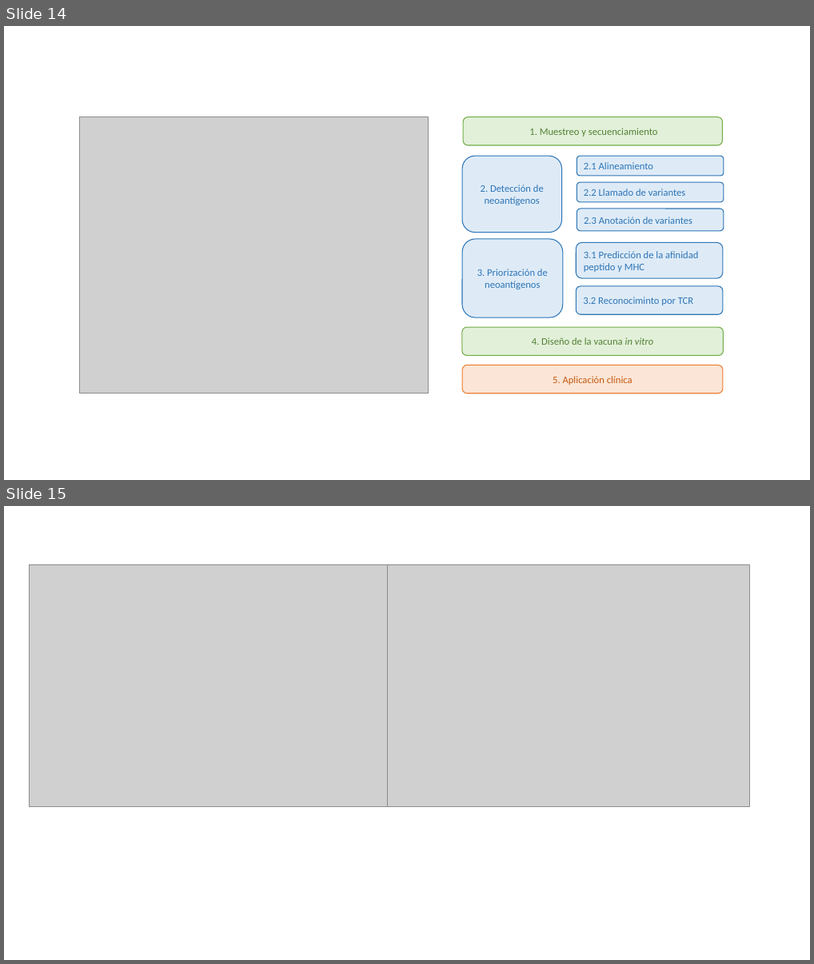
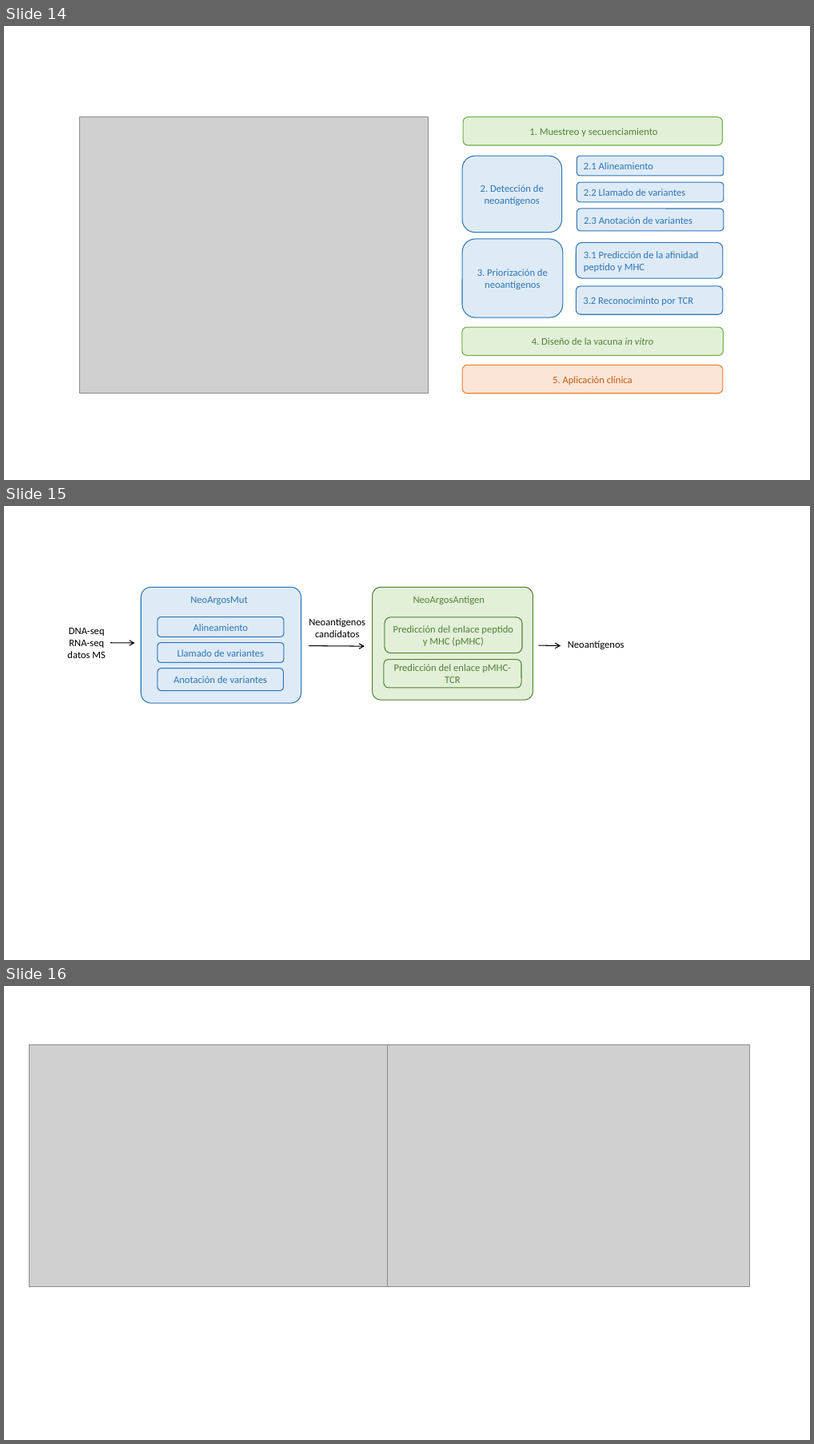
Before and after one commit to arceda/phd_thesis, a slide deck: draws.pptx. Shown one above the other, each under a label of ours: slides 14 and 15 before the commit, slides 14, 15 and 16 after it. The pictures are 814x964 and 814x1444 pixels, drawn with LibreOffice and Linux fonts; fonts in the diff are those of the drawing; grey boxes stand for pictures. Boxes give left, top, right and bottom in pixels: in the first picture for what was removed or moved away, otherwise in the second. Text is boxed around its words. In the diff, an @@ line names an element or a change of style, - is before the commit and + after.

```diff
--- a/draws.pptx
+++ b/draws.pptx
@@ slide 15 added at (4,506,810,960), background #FFFFFF @@
@@ rounded rectangle added at (142,587,302,704), fill #DEEBF7, outline #2E75B6 1 pt @@
@@ text added at (190,596,247,604), 12 pt, text #2E75B6 @@
+NeoArgosMut
@@ rounded rectangle added at (373,587,534,700), fill #E2F0D9, outline #548235 1 pt @@
@@ text added at (414,596,485,604), 12 pt, text #548235 @@
+NeoArgosAntigen
@@ rounded rectangle added at (158,616,284,636), fill #DEEBF7, outline #2E75B6 1 pt, 12 pt, text #2E75B6 @@
+Alineamiento
@@ text added at (309,618,366,637), 12 pt, text #000000 @@
+Neoantígenos
+candidatos
@@ rounded rectangle added at (385,617,523,653), fill #E2F0D9, outline #548235 1 pt, 12 pt, text #548235 @@
+Predicción del enlace peptido y MHC (pMHC)
@@ text added at (67,628,106,658), 12 pt, text #000000 @@
+DNA-seq
+RNA-seq
+datos MS
@@ arrow added from (110, 643) to (134, 643), #000000 1 pt @@
@@ rounded rectangle added at (158,643,284,663), fill #DEEBF7, outline #2E75B6 1 pt, 12 pt, text #2E75B6 @@
+Llamado de variantes
@@ arrow added from (309, 646) to (365, 646), #000000 1 pt @@
@@ arrow added from (538, 645) to (561, 646), #000000 1 pt @@
@@ text added at (568,640,625,649), 12 pt, text #000000 @@
+Neoantígenos
@@ rounded rectangle added at (158,668,283,691), fill #DEEBF7, outline #2E75B6 1 pt, 12 pt, text #2E75B6 @@
+Anotación de variantes
@@ rounded rectangle added at (384,659,522,688), fill #E2F0D9, outline #548235 1 pt, 12 pt, text #548235 @@
+Predicción del enlace pMHC-TCR
@@ what was slide 15 is now slide 16 @@
```
Also in this commit, not shown: 5 other files.
